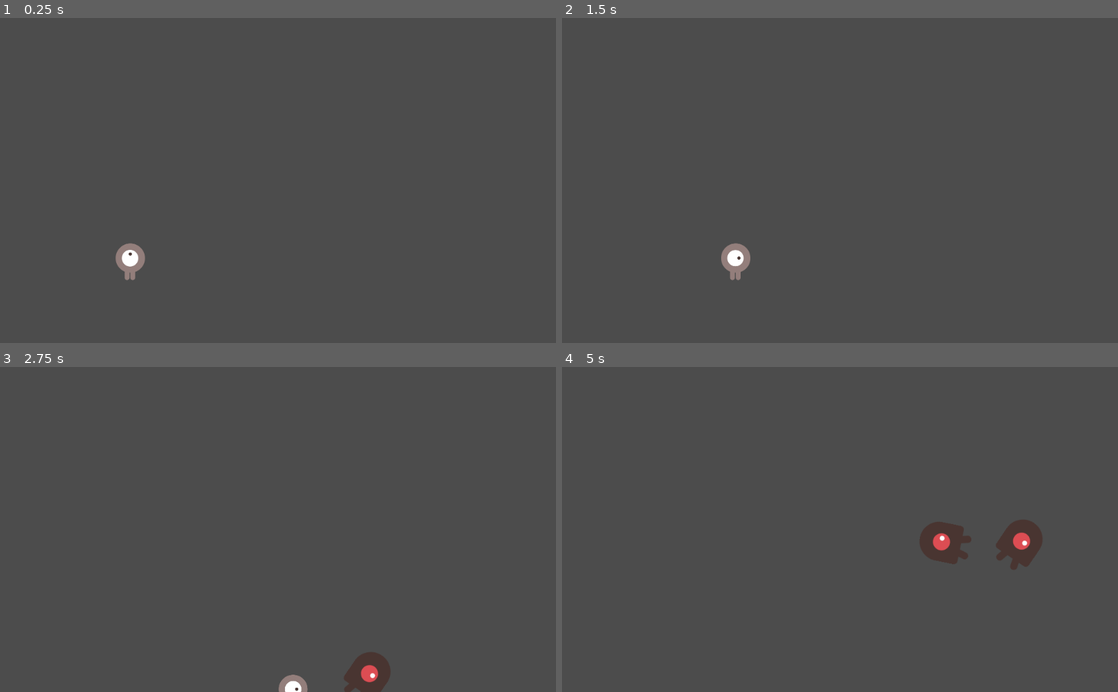
Above: before the commit, frames 1-4 (two rows, left to right).
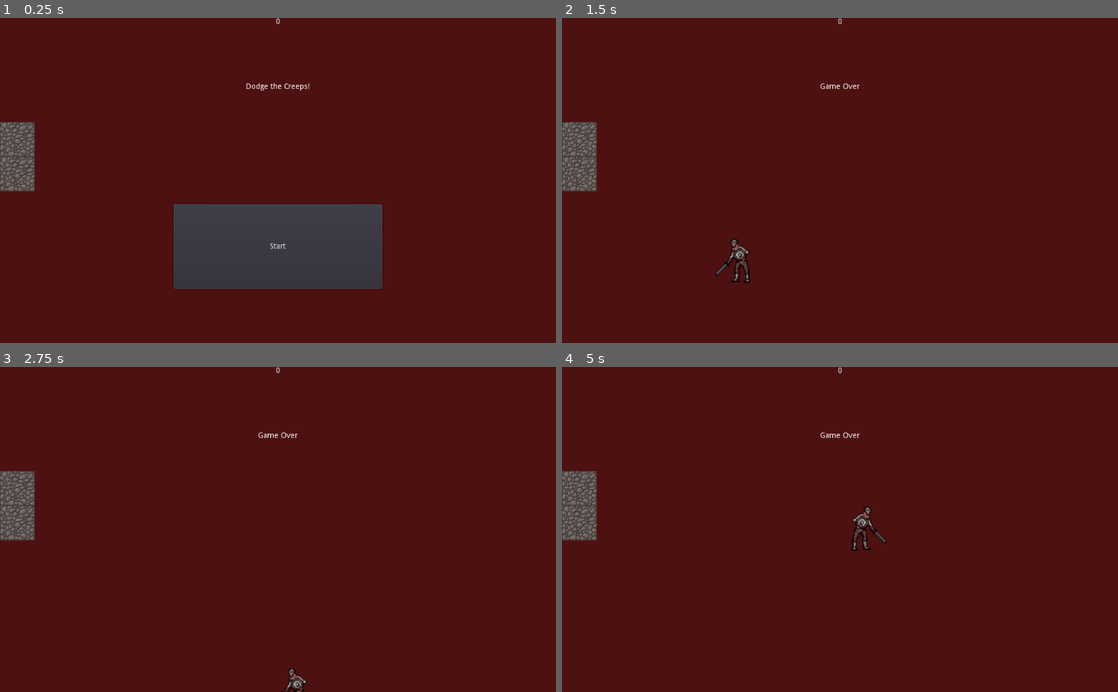
Above: after the commit, the same moments.

Repository: SodiKroehler/Blinky_Game
Game: Godot game, scene res://Main.tscn
The game is run twice, just before and just after one commit, with the same random seed, the same clock (stepped at 60 frames per second) and the same inputs.
Inputs (mouse positions are in pixels of both pictures, inside the frame that each line leads up to):
- Up to frame 1 (0.25 s): no input
- Up to frame 2 (1.5 s): click (840, 245) at 0.5 s, where only the run after the commit has a clickable "Start"; tap Enter at 1.25 s; hold Right (ui_right) from 1.28 s (still down); hold Z (ui_hit, bound only after the commit) from 1.28 s (still down)
- Up to frame 3 (2.75 s): release Right (ui_right) at 2.03 s; release Z (ui_hit, bound only after the commit) at 2.03 s; hold Down (ui_down) from 2.03 s (still down); tap Z (ui_hit, bound only after the commit) at 2.1 s
- Up to frame 4 (5 s): release Down (ui_down) at 2.78 s; hold Right (ui_right) 2.78-3.53 s; hold Z (ui_hit, bound only after the commit) 2.78-3.53 s; hold Up (ui_up) 3.53-4.28 s; tap Z (ui_hit, bound only after the commit) at 3.6 s; hold Left (ui_left) from 4.28 s (still down); hold Z (ui_hit, bound only after the commit) from 4.28 s (still down)

The runs differ from the first frame. In frame 1, 89% of the frame differs, in the area x 0-100%, y 0-100%; in frame 2, 99%; in frame 3, 99%; in frame 4, 99%.

Commit message:
9:30PM full example game finished

Diff:
--- /dev/null
+++ b/HUD.gd
@@ -0,0 +1,38 @@
+extends CanvasLayer
+
+signal start_game
+
+
+
+# Called when the node enters the scene tree for the first time.
+func _ready():
+	pass # Replace with function body.
+
+
+# Called every frame. 'delta' is the elapsed time since the previous frame.
+#func _process(delta):
+#	pass
+
+func show_message(text):
+	$Message.text = text
+	$Message.show()
+	$MessageTimer.start()
+
+func show_game_over():
+	show_message("Game Over")
+	yield($MessageTimer, "timeout")
+	$Message.text = "Dodge the\nCreeps!"
+	$Message.show()
+	yield(get_tree().create_timer(1), "timeout")
+	$StartButton.show()
+
+func update_score(score):
+	$ScoreLabel.text = str(score)
+
+func _on_MessageTimer_timeout():
+	$Message.hide()
+
+
+func _on_StartButton_pressed():
+	$StartButton.hide()
+	emit_signal("start_game")
--- /dev/null
+++ b/HUD.tscn
@@ -0,0 +1,57 @@
+[gd_scene load_steps=4 format=2]
+
+[ext_resource path="res://HUD.gd" type="Script" id=1]
+
+[sub_resource type="InputEventAction" id=2]
+action = "ui_select"
+
+[sub_resource type="ShortCut" id=3]
+shortcut = SubResource( 2 )
+
+[node name="HUD" type="CanvasLayer"]
+script = ExtResource( 1 )
+
+[node name="ScoreLabel" type="Label" parent="."]
+anchor_right = 1.0
+margin_bottom = 56.0
+text = "0	"
+align = 1
+__meta__ = {
+"_edit_use_anchors_": false
+}
+
+[node name="Message" type="Label" parent="."]
+anchor_top = 0.5
+anchor_right = 1.0
+anchor_bottom = 0.5
+margin_top = -180.0
+margin_bottom = 1.0
+rect_pivot_offset = Vector2( 1368, 448 )
+text = "Dodge the Creeps!"
+align = 1
+autowrap = true
+__meta__ = {
+"_edit_use_anchors_": false
+}
+
+[node name="StartButton" type="Button" parent="."]
+anchor_left = 0.5
+anchor_top = 1.0
+anchor_right = 0.5
+anchor_bottom = 1.0
+margin_left = -192.0
+margin_top = -256.0
+margin_right = 192.0
+margin_bottom = -100.0
+rect_pivot_offset = Vector2( 1376, 608 )
+shortcut = SubResource( 3 )
+text = "Start"
+__meta__ = {
+"_edit_use_anchors_": false
+}
+
+[node name="MessageTimer" type="Timer" parent="."]
+wait_time = 2.0
+one_shot = true
+[connection signal="pressed" from="StartButton" to="." method="_on_StartButton_pressed"]
+[connection signal="timeout" from="MessageTimer" to="." method="_on_MessageTimer_timeout"]
--- a/Main.gd
+++ b/Main.gd
@@ -10,7 +10,6 @@
 # Called when the node enters the scene tree for the first time.
 func _ready():
 	randomize()
-	new_game()
 
 
 # Called every frame. 'delta' is the elapsed time since the previous frame.
@@ -21,11 +20,18 @@
 func game_over():
 	$ScoreTimer.stop()
 	$MobTimer.stop()
+	$HUD.show_game_over()
+	get_tree().call_group("mobs", "queue_free")
+	$Music.stop()
+	$DeathSound.play()
 
 func new_game():
 	score = 0
 	$Player.start($StartPosition.position)
 	$StartTimer.start()
+	$HUD.update_score(score)
+	$HUD.show_message("Get Ready")
+	$Music.play()
 
 
 func _on_MobTimer_timeout():
@@ -34,14 +40,15 @@
 	add_child(mob)
 	var direction = $MobPath/MobSpawnLocation.rotation + PI / 2
 	mob.position = $MobPath/MobSpawnLocation.position
-	direction += rand_range(-PI / 4, PI / 4)
-	mob.rotation = direction
+	#direction += rand_range(-PI / 4, PI / 4)
+	mob.rotation = 0
 	mob.linear_velocity = Vector2(rand_range(mob.min_speed, mob.max_speed), 0)
 	mob.linear_velocity = mob.linear_velocity.rotated(direction)
 
 
 func _on_ScoreTimer_timeout():
 	score += 1
+	$HUD.update_score(score)
 
 
 func _on_StartTimer_timeout():
--- a/Main.tscn
+++ b/Main.tscn
@@ -1,17 +1,29 @@
-[gd_scene load_steps=5 format=2]
+[gd_scene load_steps=9 format=2]
 
 [ext_resource path="res://Main.gd" type="Script" id=1]
 [ext_resource path="res://Mob.tscn" type="PackedScene" id=2]
 [ext_resource path="res://Player.tscn" type="PackedScene" id=3]
+[ext_resource path="res://HUD.tscn" type="PackedScene" id=4]
+[ext_resource path="res://art/House In a Forest Loop.ogg" type="AudioStream" id=5]
+[ext_resource path="res://art/gameover.wav" type="AudioStream" id=6]
+[ext_resource path="res://project_art/artkit_09.png" type="Texture" id=7]
 
 [sub_resource type="Curve2D" id=1]
 _data = {
-"points": PoolVector2Array( 0, 0, 0, 0, 0, 0, 0, 0, 0, 0, 0, 0, 0, 0, 0, 0, 1024, 0, 0, 0, 0, 0, 1024, 600, 0, 0, 0, 0, 0, 600, 0, 0, 0, 0, 0, 0 )
+"points": PoolVector2Array( 0, 0, 0, 0, 192, 64, 0, 0, 0, 0, 256, 64, 0, 0, 0, 0, 256, 128, 0, 0, 0, 0, 192, 128, 0, 0, 0, 0, 192, 64, 0, 0, 0, 0, 192, 64 )
 }
 
 [node name="Main" type="Node"]
 script = ExtResource( 1 )
 Mob = ExtResource( 2 )
+
+[node name="ColorRect" type="ColorRect" parent="."]
+anchor_right = 1.0
+anchor_bottom = 1.0
+color = Color( 0.305882, 0.0705882, 0.0705882, 1 )
+__meta__ = {
+"_edit_use_anchors_": false
+}
 
 [node name="Player" parent="." instance=ExtResource( 3 )]
 
@@ -31,7 +43,25 @@
 curve = SubResource( 1 )
 
 [node name="MobSpawnLocation" type="PathFollow2D" parent="MobPath"]
+position = Vector2( 192, 64 )
+
+[node name="HUD" parent="." instance=ExtResource( 4 )]
+
+[node name="Music" type="AudioStreamPlayer2D" parent="."]
+stream = ExtResource( 5 )
+
+[node name="DeathSound" type="AudioStreamPlayer2D" parent="."]
+stream = ExtResource( 6 )
+
+[node name="artkit_09" type="Sprite" parent="."]
+position = Vector2( 32, 224 )
+texture = ExtResource( 7 )
+
+[node name="artkit_09" type="Sprite" parent="artkit_09"]
+position = Vector2( 0, 64 )
+texture = ExtResource( 7 )
 [connection signal="hit" from="Player" to="." method="game_over"]
 [connection signal="timeout" from="MobTimer" to="." method="_on_MobTimer_timeout"]
 [connection signal="timeout" from="ScoreTimer" to="." method="_on_ScoreTimer_timeout"]
 [connection signal="timeout" from="StartTimer" to="." method="_on_StartTimer_timeout"]
+[connection signal="start_game" from="HUD" to="." method="new_game"]
--- a/Mob.tscn
+++ b/Mob.tscn
@@ -1,12 +1,13 @@
-[gd_scene load_steps=6 format=2]
+[gd_scene load_steps=7 format=2]
 
-[ext_resource path="res://art/enemyWalking_1.png" type="Texture" id=1]
-[ext_resource path="res://art/enemyWalking_2.png" type="Texture" id=2]
+[ext_resource path="res://project_art/artkit_31.png" type="Texture" id=1]
+[ext_resource path="res://project_art/artkit_30.png" type="Texture" id=2]
 [ext_resource path="res://Mob.gd" type="Script" id=3]
+[ext_resource path="res://project_art/artkit_29.png" type="Texture" id=4]
 
 [sub_resource type="SpriteFrames" id=1]
 animations = [ {
-"frames": [ ExtResource( 2 ), ExtResource( 1 ) ],
+"frames": [ ExtResource( 4 ), ExtResource( 2 ), ExtResource( 1 ) ],
 "loop": true,
 "name": "walk",
 "speed": 5.0
@@ -16,7 +17,9 @@
 radius = 33.0
 height = 50.0
 
-[node name="Mob" type="RigidBody2D"]
+[node name="Mob" type="RigidBody2D" groups=[
+"mobs",
+]]
 position = Vector2( -1, -2 )
 collision_mask = 0
 gravity_scale = 0.0
@@ -26,11 +29,11 @@
 }
 
 [node name="AnimatedSprite" type="AnimatedSprite" parent="."]
-scale = Vector2( 0.75, 0.75 )
+scale = Vector2( 1.5, 1.5 )
 frames = SubResource( 1 )
 animation = "walk"
-frame = 1
-speed_scale = 3.0
+frame = 2
+speed_scale = 0.25
 playing = true
 
 [node name="VisibilityNotifier2D" type="VisibilityNotifier2D" parent="."]
--- a/Player.gd
+++ b/Player.gd
@@ -29,6 +29,11 @@
 		$AnimatedSprite.play()
 	else:
 		$AnimatedSprite.stop()
+	if Input.is_action_pressed("ui_hit"):
+		emit_signal("hit")
+		$CollisionShape2D.set_deferred("disabled", true)
+
+
 	position += velocity * delta
 	position.x = clamp(position.x, 0, screen_size.x)
 	position.y = clamp(position.y, 0, screen_size.y)
@@ -39,12 +44,19 @@
 
 
 
-func _on_Player_body_entered(body):
-	hide()
-	emit_signal("hit")
-	$CollisionShape2D.set_deferred("disabled", true)
+#func _on_Player_body_entered(body):
+	#hide()
+	#emit_signal("hit")
+	#$CollisionShape2D.set_deferred("disabled", true)
 
 func start(pos):
 	position = pos
 	show()
 	$CollisionShape2D.disabled = false
+
+
+func _on_Player_hit():
+	take_damage()
+
+func take_damage():
+	pass
--- a/Player.tscn
+++ b/Player.tscn
@@ -1,19 +1,13 @@
-[gd_scene load_steps=8 format=2]
+[gd_scene load_steps=7 format=2]
 
 [ext_resource path="res://Player.gd" type="Script" id=1]
-[ext_resource path="res://art/playerGrey_walk1.png" type="Texture" id=2]
-[ext_resource path="res://art/playerGrey_walk2.png" type="Texture" id=3]
-[ext_resource path="res://art/playerGrey_up1.png" type="Texture" id=4]
-[ext_resource path="res://art/playerGrey_up2.png" type="Texture" id=5]
+[ext_resource path="res://project_art/artkit_22.png" type="Texture" id=2]
+[ext_resource path="res://project_art/artkit_18.png" type="Texture" id=3]
+[ext_resource path="res://project_art/artkit_20.png" type="Texture" id=6]
 
 [sub_resource type="SpriteFrames" id=1]
 animations = [ {
-"frames": [ ExtResource( 4 ), ExtResource( 5 ) ],
-"loop": true,
-"name": "up",
-"speed": 5.0
-}, {
-"frames": [ ExtResource( 2 ), ExtResource( 3 ) ],
+"frames": [ ExtResource( 3 ), ExtResource( 6 ), ExtResource( 2 ) ],
 "loop": true,
 "name": "walk",
 "speed": 5.0
@@ -21,18 +15,21 @@
 
 [sub_resource type="CapsuleShape2D" id=2]
 radius = 23.0
+height = 32.0
 
 [node name="Player" type="Area2D"]
+position = Vector2( -3, 3 )
 script = ExtResource( 1 )
 __meta__ = {
 "_edit_group_": true
 }
 
 [node name="AnimatedSprite" type="AnimatedSprite" parent="."]
-scale = Vector2( 0.5, 0.5 )
+scale = Vector2( 1.5, 1.5 )
 frames = SubResource( 1 )
-animation = "up"
+animation = "walk"
 
 [node name="CollisionShape2D" type="CollisionShape2D" parent="."]
 shape = SubResource( 2 )
 [connection signal="body_entered" from="." to="." method="_on_Player_body_entered"]
+[connection signal="hit" from="." to="." method="_on_Player_hit"]
--- a/project.godot
+++ b/project.godot
@@ -19,6 +19,14 @@
 run/main_scene="res://Main.tscn"
 config/icon="res://icon.png"
 
+[input]
+
+ui_hit={
+"deadzone": 0.5,
+"events": [ Object(InputEventKey,"resource_local_to_scene":false,"resource_name":"","device":0,"alt":false,"shift":false,"control":false,"meta":false,"command":false,"pressed":false,"scancode":90,"unicode":0,"echo":false,"script":null)
+ ]
+}
+
 [rendering]
 
 environment/default_environment="res://default_env.tres"
Not shown, added: art/House In a Forest Loop.ogg.import
Not shown, added: art/gameover.wav.import
Binary file added: project_art/artkit_01.png
Not shown, added: project_art/artkit_01.png.import
Binary file added: project_art/artkit_03.png
Not shown, added: project_art/artkit_03.png.import
Binary file added: project_art/artkit_04.png
Not shown, added: project_art/artkit_04.png.import
Binary file added: project_art/artkit_05.png
Not shown, added: project_art/artkit_05.png.import
Binary file added: project_art/artkit_06.png
Not shown, added: project_art/artkit_06.png.import
(and 40 more such lines)
